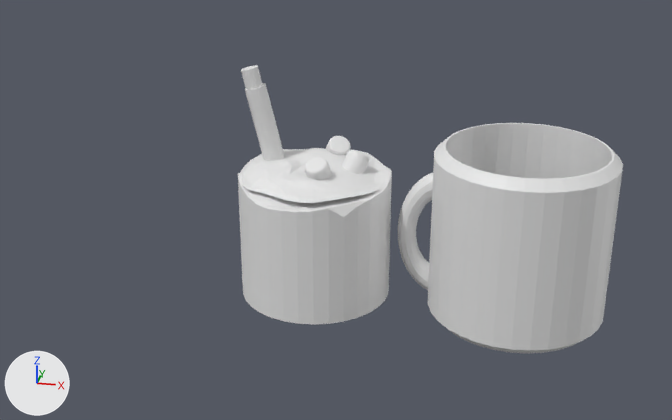
The Blender file keychain_02FafaKumah_v01.blend, before and after one commit.
The view is the same before and after, from a 50 mm lens placed at (9.25, -13.92, 7.67), pointed at (6.38, -0.06, 1.55). Every picture has the same lights, and +X, +Y and +Z are marked at lower left. The picture after the commit comes second.
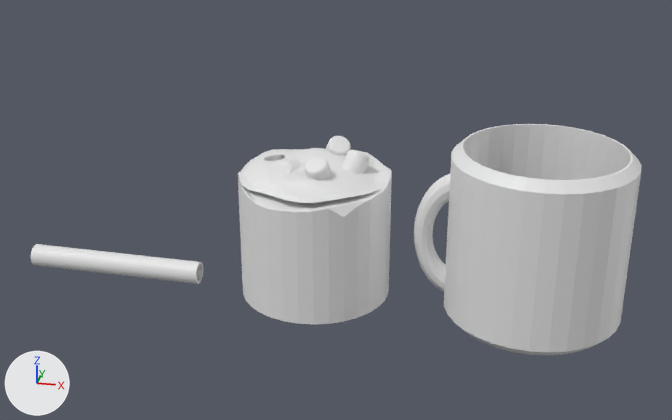
The newer file is also turned or shifted as a whole; pictures and numbers use the older file's frame.

The change, as a diff of the scene's bpy script:
```diff
--- a/keychain_02FafaKumah_v01.blend.py
+++ b/keychain_02FafaKumah_v01.blend.py
@@ me_cylinder @@
+me_cylinder.from_pydata(...)  # 128 vertices, 68 faces; spans x -1.0..1.0, y -1.0..1.0, z -1.0..1.0
@@ ob_torus @@
 ob_torus = bpy.data.objects.new('Torus', me_torus)
-ob_torus.location = (8.17, 0.0, 1.27)
+ob_torus.location = (8.44, 0.0, 1.27)
 ob_torus.rotation_euler = (1.559, 0.0, 0.0)  # degrees (89, 0, 0)
@@ ob_cylinder_001 @@
-ob_cylinder_001 = bpy.data.objects.new('Cylinder.001', me_cylinder_008)
-ob_cylinder_001.location = (5.38, 0.0, 2.17)
-ob_cylinder_001.rotation_euler = (0.0, -0.233, 0.0)  # degrees (0, -13, 0)
-ob_cylinder_001.scale = (0.174, 0.174, 1.43)
@@ ob_cylinder_002 @@
-ob_cylinder_002 = bpy.data.objects.new('Cylinder.002', me_cylinder_009)
-ob_cylinder_002.location = (5.22, 0.0, 2.75)
-ob_cylinder_002.rotation_euler = (0.0, -0.233, 0.0)  # degrees (0, -13, 0)
-ob_cylinder_002.scale = (0.138, 0.138, 1.14)
@@ ob_cylinder @@
+ob_cylinder = bpy.data.objects.new('Cylinder', me_cylinder)
+ob_cylinder.location = (2.33, 0.0, 0.12)
+ob_cylinder.rotation_euler = (1.554, -0.879, -1.566)  # degrees (89, -50, -90)
+ob_cylinder.scale = (0.194, 0.195, 1.58)
```

Changed parts and their boxes [x1, y1, x2, y2] in the pictures (672 x 420 px):
'Torus', moved
    before: [398, 123, 623, 353]
    after: [414, 124, 642, 355]
'Cylinder', added
    after: [31, 244, 203, 284]
'Cylinder.001', deleted
    before: [245, 83, 285, 161]
'Cylinder.002', deleted
    before: [241, 65, 263, 89]
